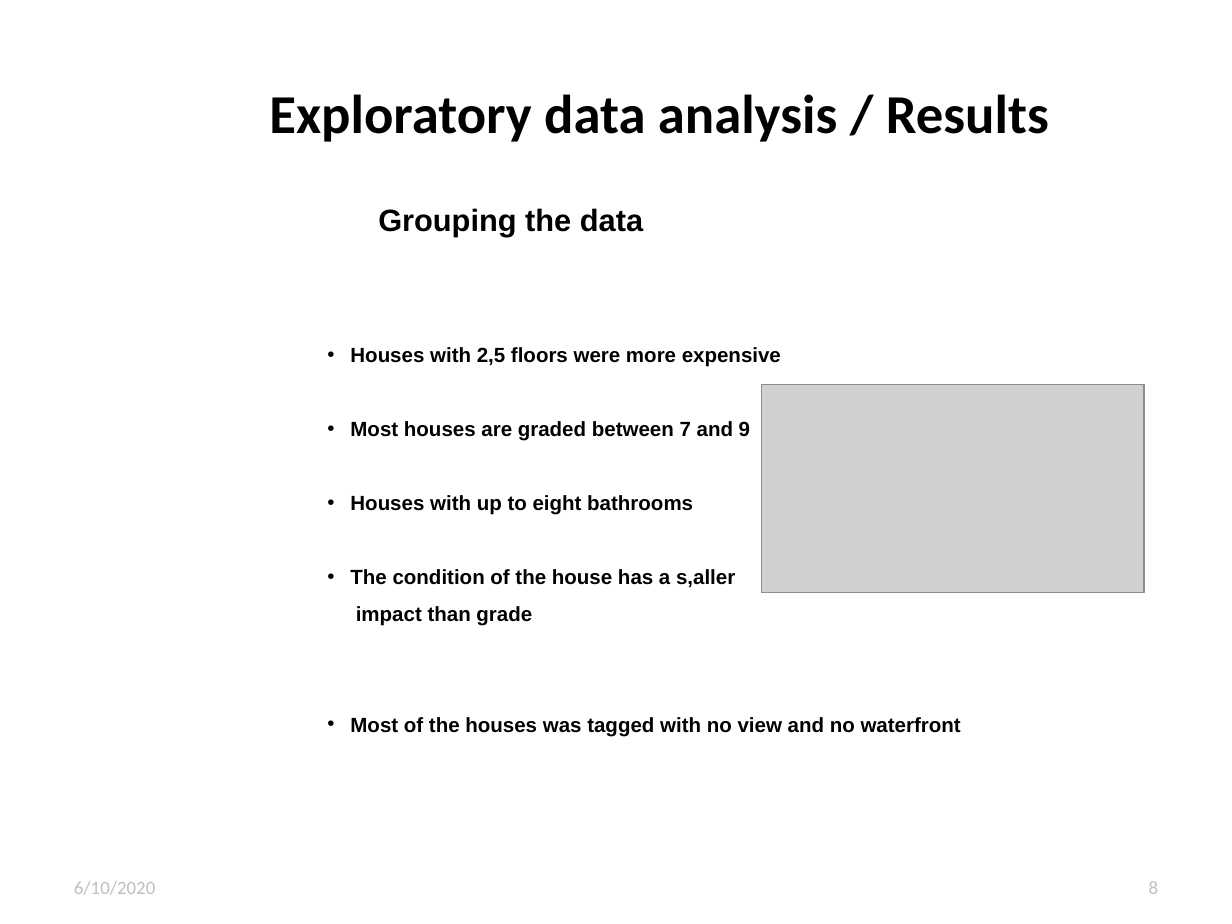
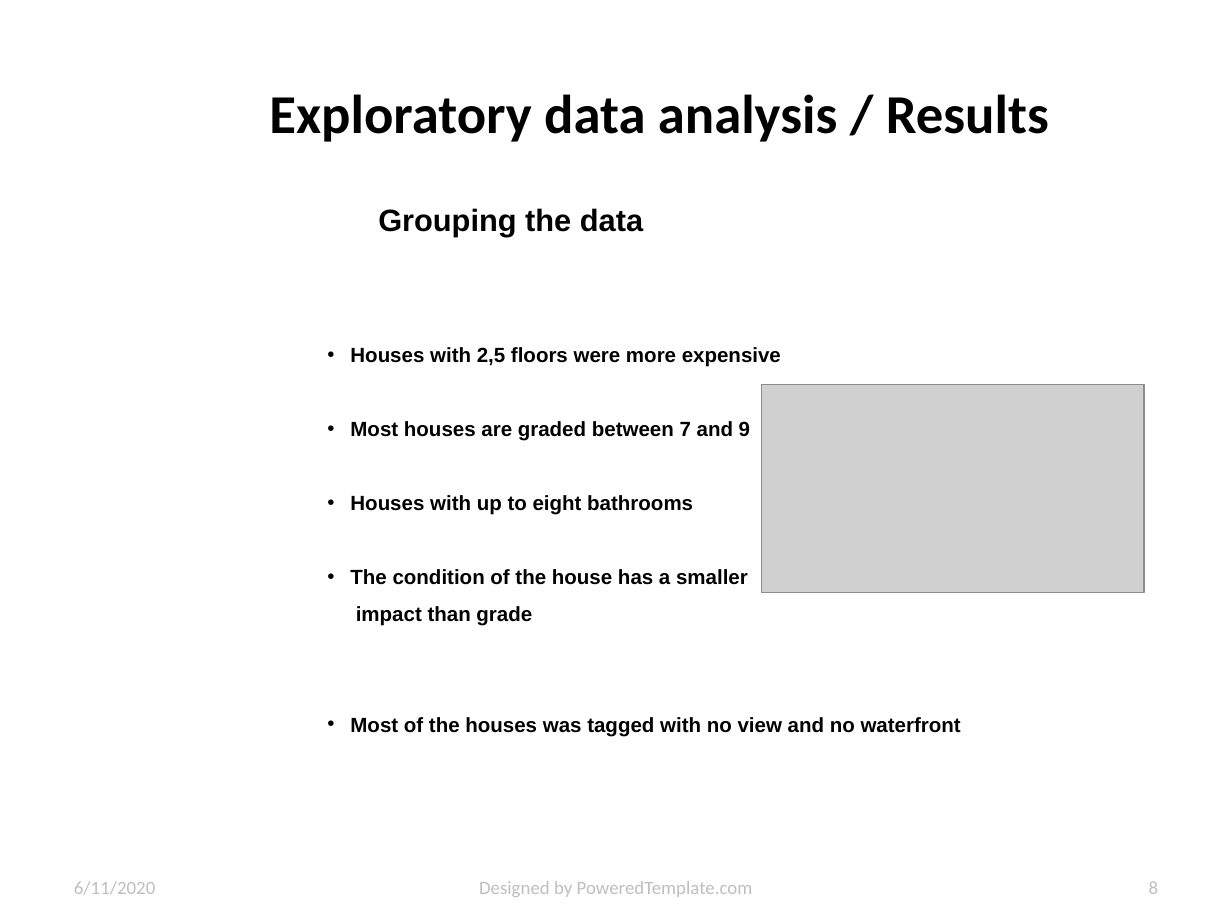
Before and after one commit to argv1/1st-small-EDA, a slide deck: slide 8 of slides/King_County_EDA.pptx. Drawn at 1232x924 pixels with LibreOffice and Linux fonts; fonts in the diff are those of the drawing; grey boxes stand for pictures; background and template pictures are left out. Boxes give left, top, right and bottom in pixels: in the first picture for what was removed or moved away, otherwise in the second. Text is boxed around its words. In the diff, an @@ line names an element or a change of style, - is before the commit and + after.

```diff
--- a/slides/King_County_EDA.pptx
+++ b/slides/King_County_EDA.pptx
@@ text at (350, 569, 748, 585): text changed @@
-• The condition of the house has a s,aller
+• The condition of the house has a smaller
@@ text at (74, 881, 155, 895): text changed @@
-6/10/2020
+6/11/2020
@@ text added at (479, 881, 753, 897), 11 pt, text #BFBFBF @@
+Designed by PoweredTemplate.com
```
Also in this commit, not shown: 11 other slides changed, 1 other file.
